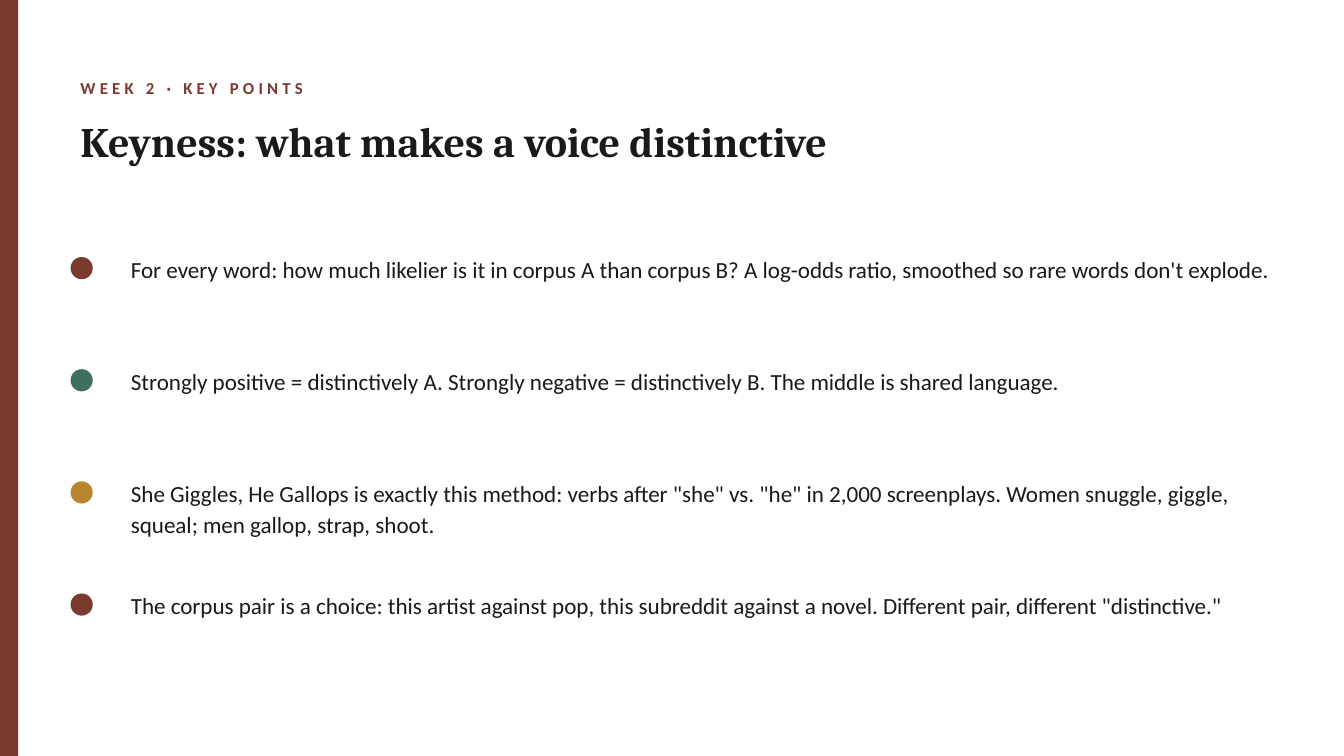
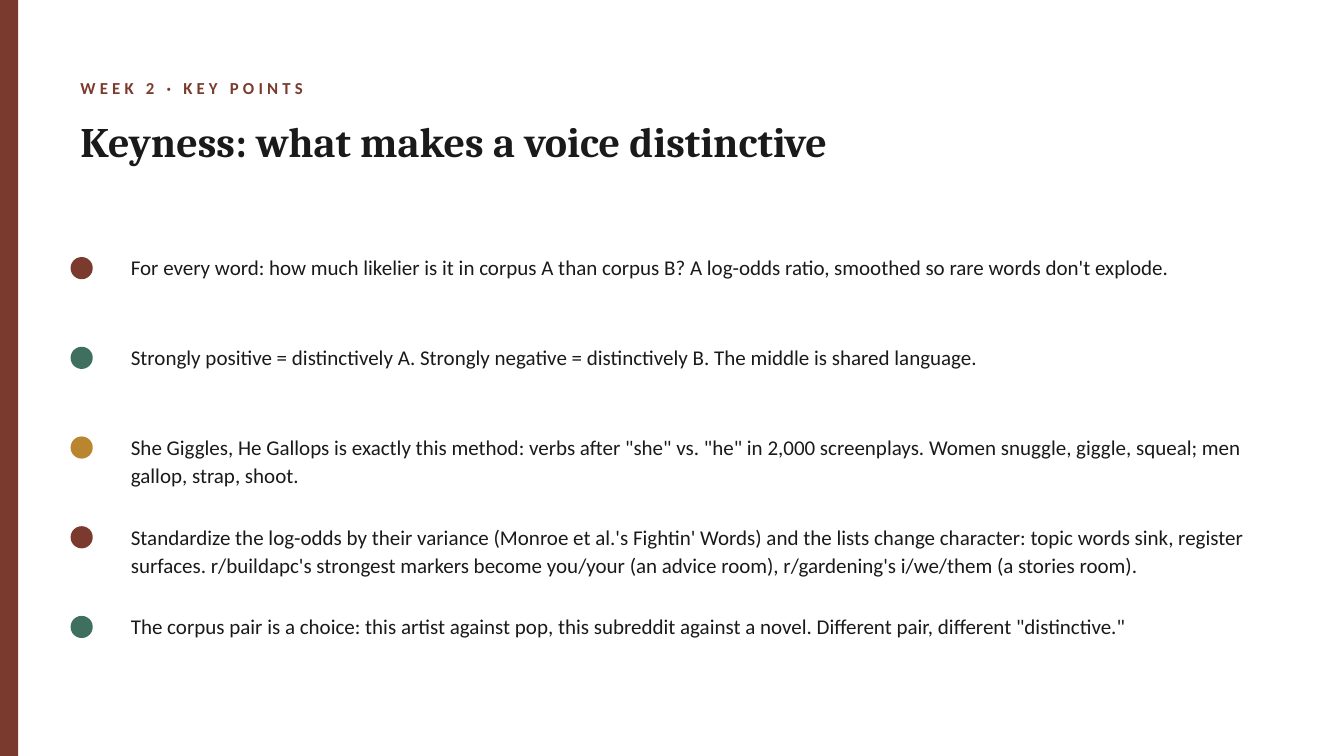
Before and after one commit to lucianli123/culture-as-data-2026, a slide deck: slide 10 of slides/pptx/week-02.pptx. Drawn at 1344x756 pixels with LibreOffice and Linux fonts; fonts in the diff are those of the drawing. Boxes give left, top, right and bottom in pixels: in the first picture for what was removed or moved away, otherwise in the second. Text is boxed around its words. In the diff, an @@ line names an element or a change of style, - is before the commit and + after.

Commit message:
Week 2: standardization as fourth statistics habit (z-scores), variance-standardized keyness (Fightin' Words), lemmatization framed as standardization

```diff
--- a/slides/pptx/week-02.pptx
+++ b/slides/pptx/week-02.pptx
@@ ellipse: place and size @@
-ellipse at bbox=[71, 369, 93, 391]
+ellipse at bbox=[71, 347, 93, 369]
@@ text "Strongly positive = distinctively A. ...": place and size @@
-text "Strongly positive = distinctively A. ..." at bbox=[131, 374, 1058, 394]
+text "Strongly positive = distinctively A. ..." at bbox=[131, 350, 976, 369]
@@ ellipse: place and size @@
-ellipse at bbox=[71, 482, 93, 504]
+ellipse at bbox=[71, 437, 93, 459]
@@ text "She Giggles, He Gallops is ...": place and size @@
-text "She Giggles, He Gallops is ..." at bbox=[131, 486, 1228, 537]
+text "She Giggles, He Gallops is ..." at bbox=[131, 440, 1240, 487]
@@ ellipse: place and size @@
-ellipse at bbox=[71, 594, 93, 616]
+ellipse at bbox=[71, 526, 93, 548]
@@ text added at bbox=[131, 530, 1243, 577], 15 pt, text #1A1A1A @@
+Standardize the log-odds by their variance (Monroe et al.'s Fightin' Words) and the lists change character: topic words sink, register surfaces. r/buildapc's strongest markers become you/your (an advice room), r/gardening's i/we/them (a stories room).
@@ ellipse added at bbox=[71, 616, 93, 638], fill #3F6F5F @@
@@ size 16.5 to 15 pt in 4 elements at bbox=[131, 260, 1168, 279], bbox=[131, 350, 976, 369], bbox=[131, 440, 1240, 487], bbox=[131, 619, 1125, 638] @@
@@ text "The corpus pair is a ...": place and size @@
-text "The corpus pair is a ..." at bbox=[131, 598, 1221, 618]
+text "The corpus pair is a ..." at bbox=[131, 619, 1125, 638]
```
Also in this commit, not shown: 2 other slides changed, 14 other files.
